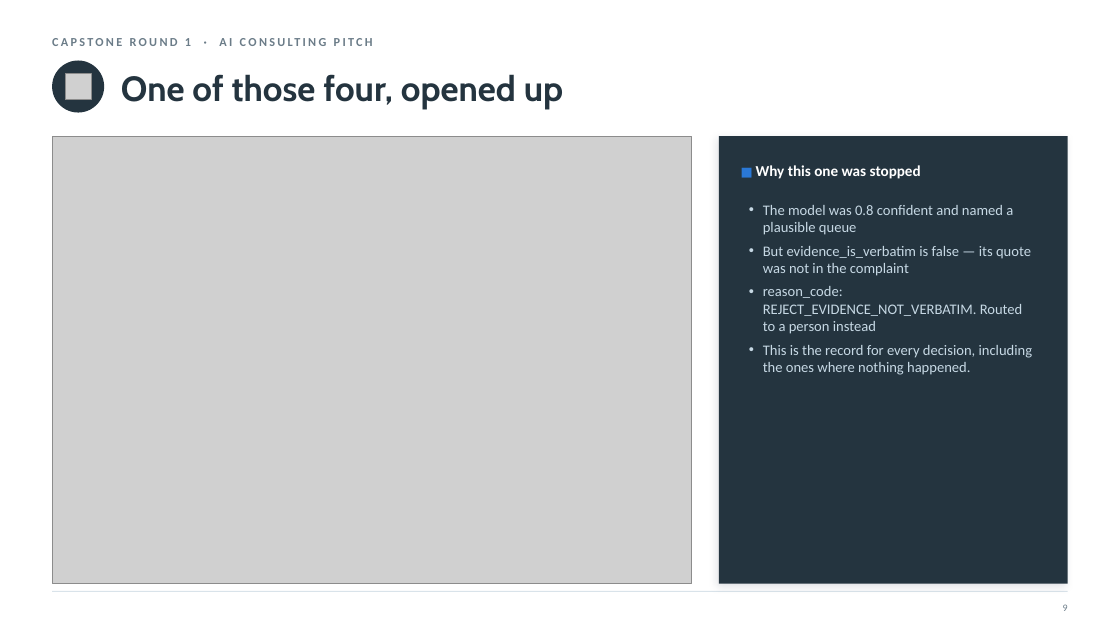
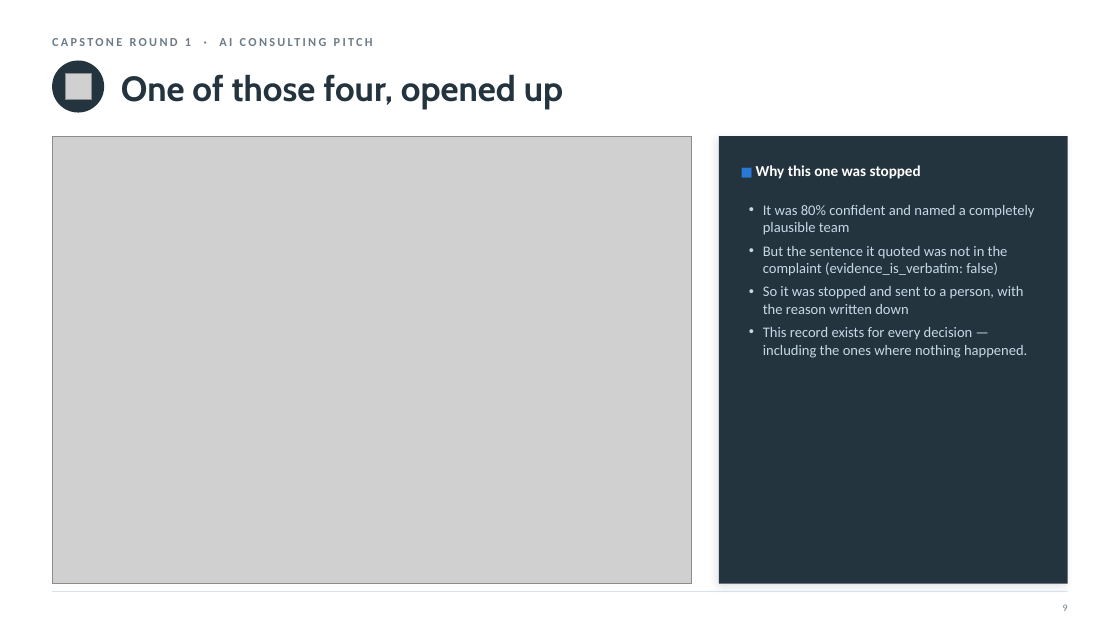
Before and after one commit to nyelugo/PROJECT-Capstone-AI-Consulting, a slide deck: slide 10 of presentation/round1_pitch.pptx. Drawn at 1120x630 pixels with LibreOffice and Linux fonts; fonts in the diff are those of the drawing; grey boxes stand for pictures. Boxes give left, top, right and bottom in pixels: in the first picture for what was removed or moved away, otherwise in the second. Text is boxed around its words. In the diff, an @@ line names an element or a change of style, - is before the commit and + after.

```diff
--- a/presentation/round1_pitch.pptx
+++ b/presentation/round1_pitch.pptx
@@ text at (763, 205, 1034, 358): text changed @@
-• The model was 0.8 confident and named a plausible queue
-• But evidence_is_verbatim is false — its quote was not in the complaint
-• reason_code: REJECT_EVIDENCE_NOT_VERBATIM. Routed to a person instead
-• This is the record for every decision, including the ones where nothing happened.
+• It was 80% confident and named a completely plausible team
+• But the sentence it quoted was not in the complaint (evidence_is_verbatim: false)
+• So it was stopped and sent to a person, with the reason written down
+• This record exists for every decision — including the ones where nothing happened.
```
Also in this commit, not shown: 3 other slides changed, 2 other files.
